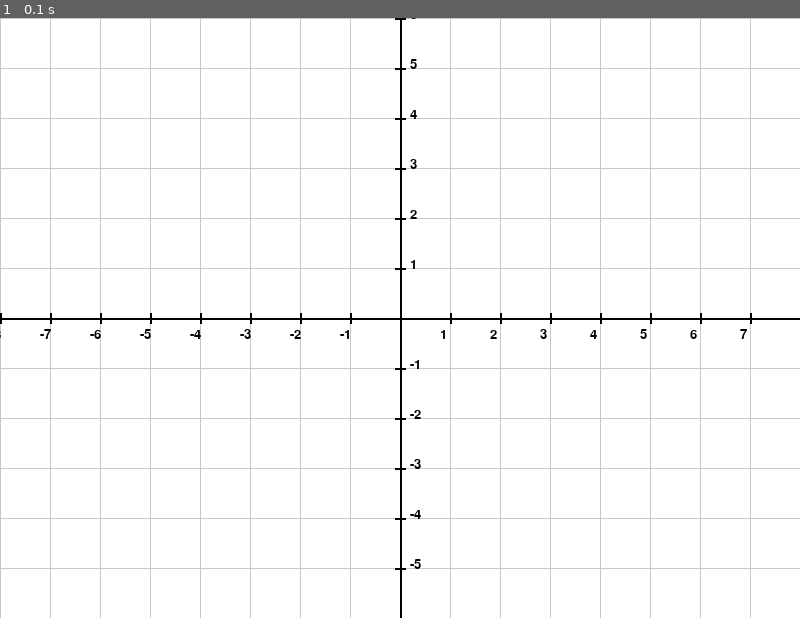
Above: before the commit, frame 1.
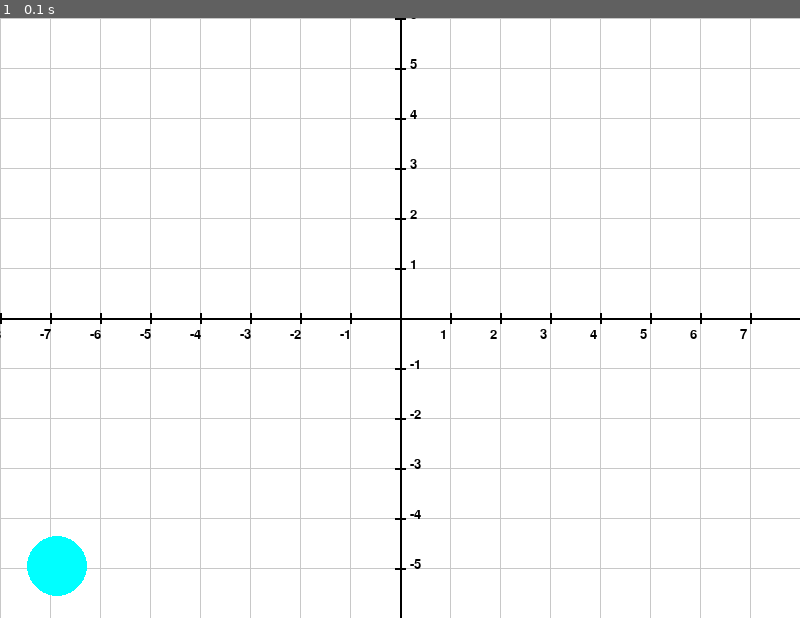
Above: after the commit, the same moment.

Repository: J00naTHan/pygame-2d-draw
Game: pygame game, started from main.py
The game is run twice, just before and just after one commit, with the same random seed, the same clock (stepped at 60 frames per second) and the same inputs.
Inputs:
- Up to frame 1 (0.1 s): no input

The runs differ from the first frame. In frame 1, 0.6% of the frame differs, in the area x 3-11%, y 86-97%.

Commit message:
atualizacoes gerais e definicao das formas

Diff:
--- a/consts.py
+++ b/consts.py
@@ -3,6 +3,11 @@
 WHITE = (255, 255, 255)
 BLACK = (0, 0, 0)
 RED = (255, 0, 0)
+BLUE = (0, 0, 255)
+GREEN = (0, 255, 0)
+YELLOW = (255, 255, 0)
+PURPLE = (255, 0, 255)
+TURQUOISE = (0, 255, 255)
 GRAY = (200, 200, 200)
 
 ORIGIN_X, ORIGIN_Y = WIDTH // 2, HEIGHT // 2
--- a/main.py
+++ b/main.py
@@ -7,7 +7,7 @@
     pygame.init()
 
     screen = pygame.display.set_mode((c.WIDTH, c.HEIGHT))
-    pygame.display.set_caption("Cena 2D Desordenada")
+    pygame.display.set_caption("Cena 2D")
 
     clock = pygame.time.Clock()
 
@@ -18,5 +18,14 @@
                 sys.exit()
 
         coord_plane(screen)
+
+        #triangle = pygame.draw.polygon(screen, c.RED, [(), (), ()])
+        #rectangle = pygame.draw.polygon(screen, c.GRAY, [(), (), (), ()])
+        #trapezium = pygame.draw.polygon(screen, c.RED, [(), (), (), ()])
+        #trect1 = pygame.draw.polygon(screen, c.BLUE, [(), (), ()])
+        #trect2 = pygame.draw.polygon(screen, c.BLUE, [(), (), ()])
+        circle = pygame.draw.circle(screen, c.TURQUOISE, (57, 548), 30)
+
         pygame.display.flip()
+
         clock.tick(60)
--- a/transformations.py
+++ b/transformations.py
@@ -16,12 +16,7 @@
     A função opera realizando uma soma dos fatores de translação para cada vértice da figura
     """
 
-    new_coords = []
-
-    for c in coords:
-        new_coords.append((c[0] + tx, c[1] + ty))
-
-    return new_coords
+    return [(c[0] + tx, c[1] + ty) for c in coords]
 
 
 def scale(coords: list, sx: int, sy: int) ->list:
@@ -39,12 +34,7 @@
     Opera multiplicando cada coordenada dos vértices da figura pelos fatores de escala
     """
 
-    new_coords = []
-
-    for c in coords:
-        new_coords.append(c[0] * sx, c[1] * sy)
-
-    return new_coords
+    return [(c[0] * sx, c[1] * sy) for c in coords]
 
 
 def rotation(coords: list, angle: float, pivot: tuple = (0,0)) -> list:
